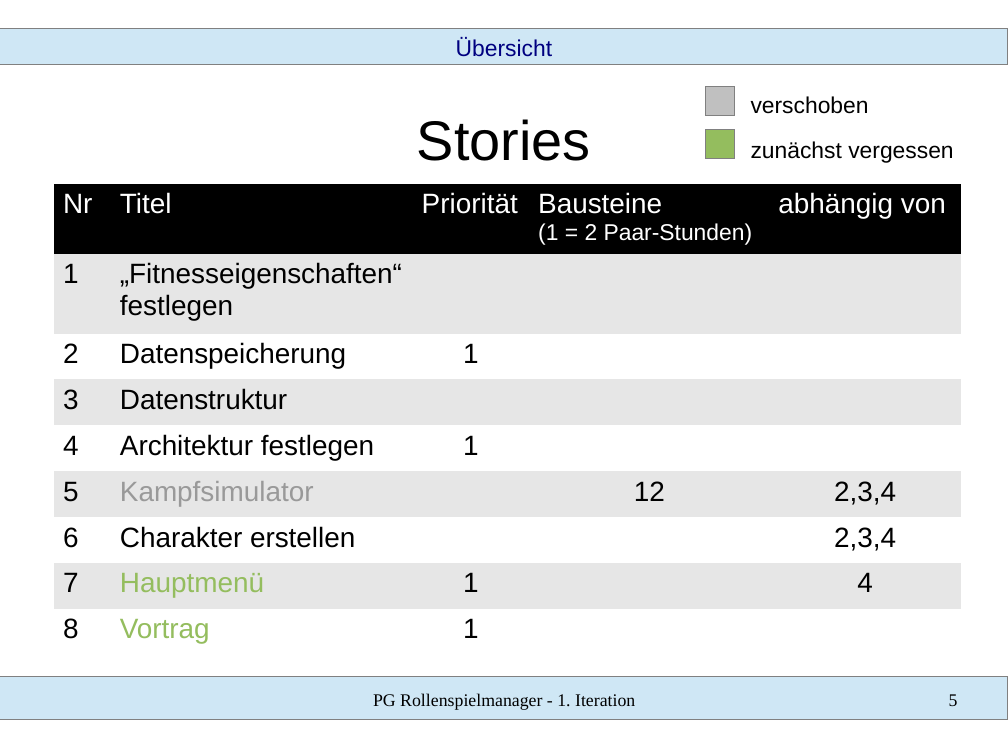
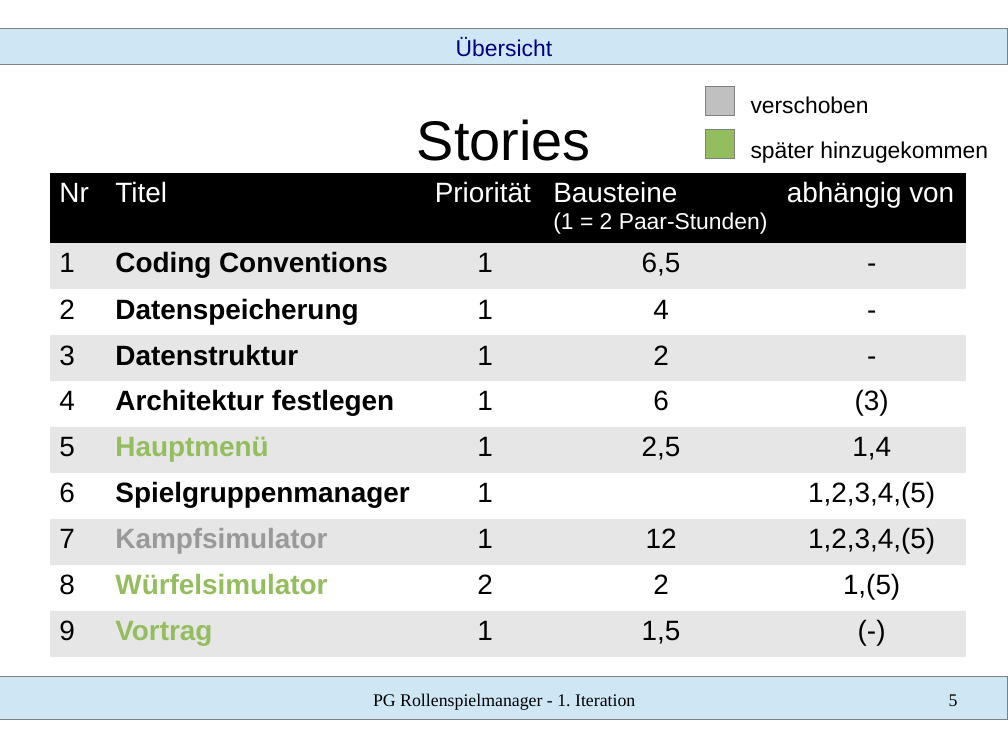
Before and after one commit to SWT-Projektgruppe-2015/Rollenspielmanager, a slide deck: slide 5 of Dokumente/01 Iteration/vortrag.odp. Drawn at 1008x756 pixels with LibreOffice and Linux fonts; fonts in the diff are those of the drawing. Boxes give left, top, right and bottom in pixels: in the first picture for what was removed or moved away, otherwise in the second. Text is boxed around its words. In the diff, an @@ line names an element or a change of style, - is before the commit and + after.

Commit message:
Master in Würfelsimulator gemergt.

```diff
--- a/Dokumente/01 Iteration/vortrag.odp
+++ b/Dokumente/01 Iteration/vortrag.odp
@@ text at bbox=[751, 141, 988, 163]: text changed @@
-zunächst vergessen
+später hinzugekommen
@@ table at bbox=[50, 173, 965, 653] @@
-row 2: 1 | „Fitnesseigenschaften“ festlegen |  |  | 
-row 3: 2 | Datenspeicherung | 1 |  | 
-row 4: 3 | Datenstruktur |  |  | 
-row 5: 4 | Architektur festlegen | 1 |  | 
-row 6: 5 | Kampfsimulator |  | 12 | 2,3,4
-row 7: 6 | Charakter erstellen |  |  | 2,3,4
-row 8: 7 | Hauptmenü | 1 |  | 4
-row 9: 8 | Vortrag | 1 |  | 
+row 2: 1 | Coding Conventions | 1 | 6,5 | -
+row 3: 2 | Datenspeicherung | 1 | 4 | -
+row 4: 3 | Datenstruktur | 1 | 2 | -
+row 5: 4 | Architektur festlegen | 1 | 6 | (3)
+row 6: 5 | Hauptmenü | 1 | 2,5 | 1,4
+row 7: 6 | Spielgruppenmanager | 1 |  | 1,2,3,4,(5)
+row 8: 7 | Kampfsimulator | 1 | 12 | 1,2,3,4,(5)
+row 9: 8 | Würfelsimulator | 2 | 2 | 1,(5)
+row 10: 9 | Vortrag | 1 | 1,5 | (-)
@@ table: place and size @@
-table at bbox=[54, 184, 960, 651]
+table at bbox=[50, 173, 965, 653]
```
Also in this commit, not shown: 15 other slides changed, 2 slides added, 29 other files.
